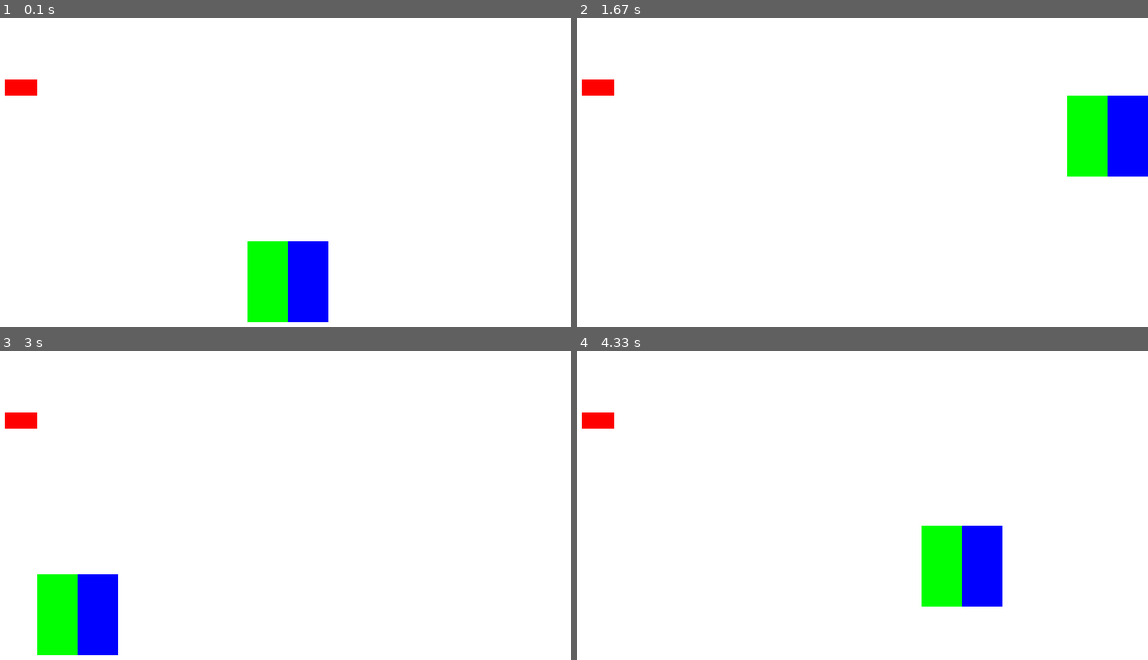
Above: before the commit, frames 1-4 (two rows, left to right).
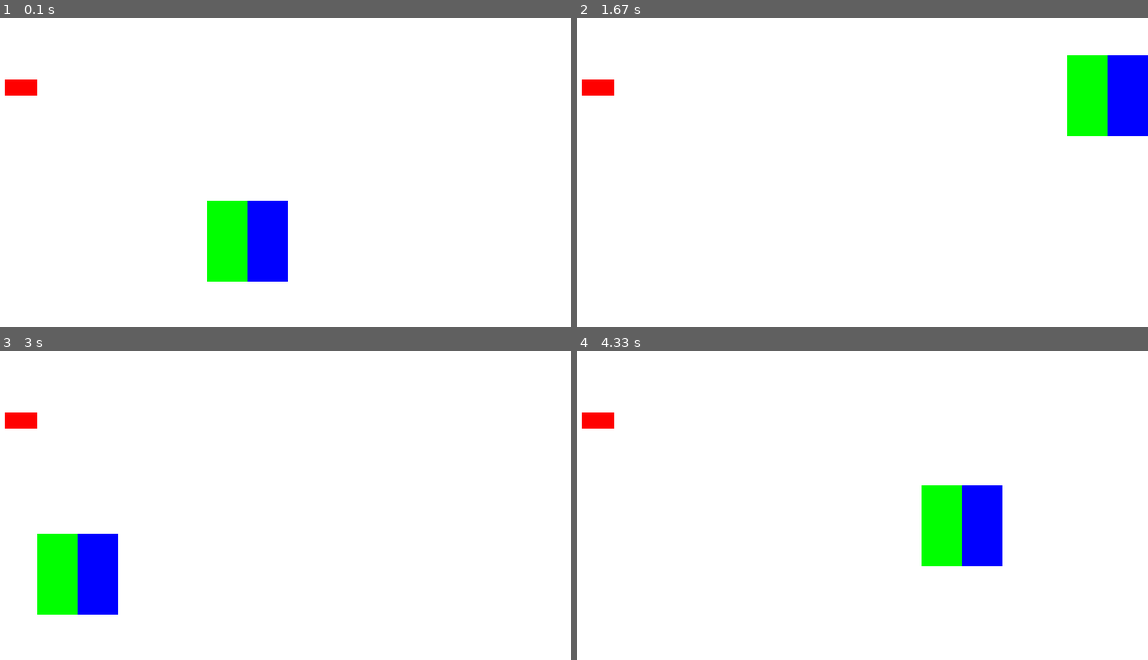
Above: after the commit, the same moments.

Repository: WCI-Computer-Science/pygame
Game: pygame game, started from main.py
Same seed, same stepped clock (60 frames per second), same inputs: the game is played once before the commit and once after it.
Inputs:
- Up to frame 1 (0.1 s): no input
- Up to frame 2 (1.67 s): hold D 0.33-0.8 s; hold W 0.83-1.13 s; hold D 1.17-1.63 s
- Up to frame 3 (3 s): hold A 1.67-2.2 s; hold S 2.23-2.53 s; hold A 2.57-2.97 s
- Up to frame 4 (4.33 s): hold W 3-3.37 s; hold D 3.4-4.03 s; hold S from 4.07 s (still down)

The runs differ from the first frame. In frame 1, 6.5% of the frame differs, in the area x 36-58%, y 59-99%; in frame 2, 3.7%; in frame 3, 3.7%; in frame 4, 3.7%.

Commit message:
Center starting position

Diff:
--- a/main.py
+++ b/main.py
@@ -76,7 +76,7 @@
     def draw(self, screen):
         pygame.draw.rect(screen, (255, 0, 0), self.rect)
 
-rects = Rectangles((400, 300), (450, 300), (50, 100), (50, 100), (0, 255, 0), (0, 0, 255), 20, WIDTH, HEIGHT)
+rects = Rectangles((350, 250), (400, 250), (50, 100), (50, 100), (0, 255, 0), (0, 0, 255), 20, WIDTH, HEIGHT)
 walls = pygame.sprite.Group()
 walls.add(Wall(100, 100, 40, 20))
 
